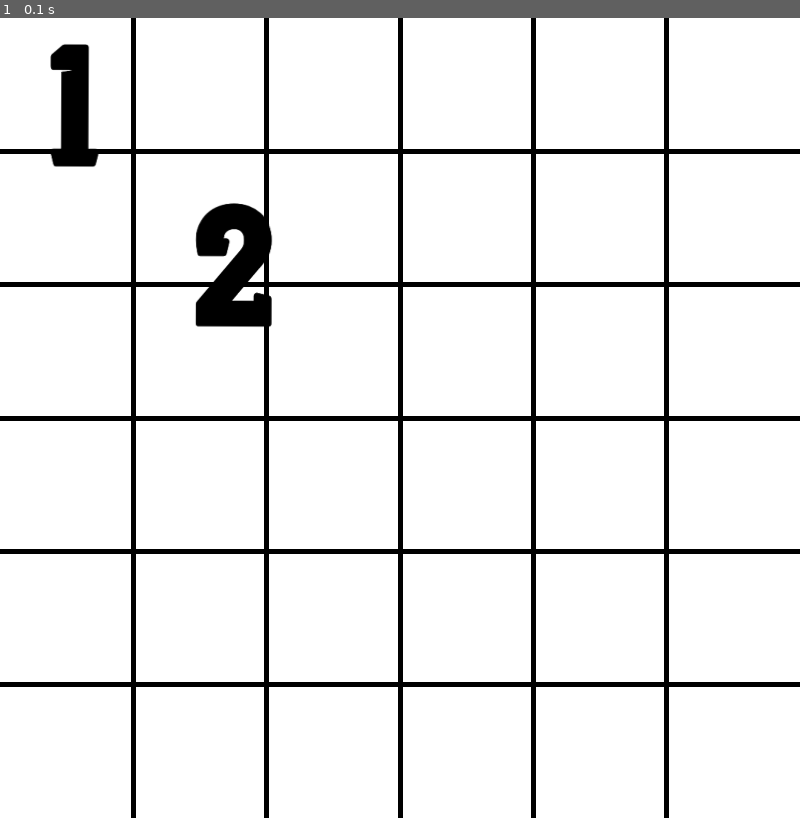
Above: before the commit, frame 1.
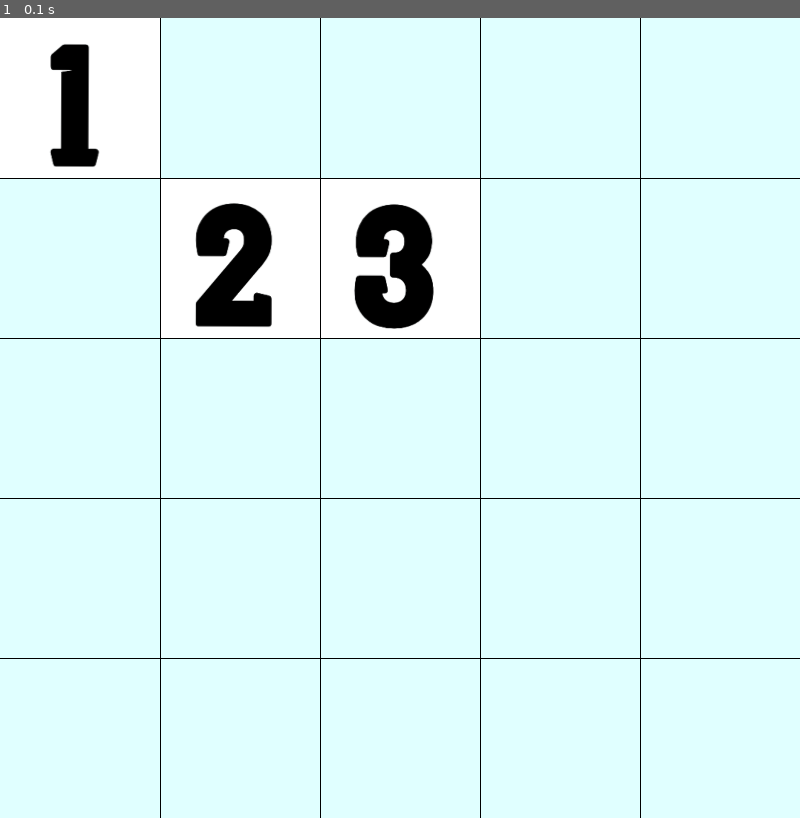
Above: after the commit, the same moment.

Repository: Safewaan/Chimpanzee-Test
Game: pygame game, started from pygameTemplate.py
Same seed, same stepped clock (60 frames per second), same inputs: the game is played once before the commit and once after it.
Inputs:
- Up to frame 1 (0.1 s): no input

The runs differ from the first frame. In frame 1, 90% of the frame differs, in the area x 0-100%, y 0-100%.

Commit message:
Cord generator added
- Added "CordGenerator.py" to generate cordinates on line intersections
- Added "PygameColours.py" to store colours used
- Added Number 3 sprite
- Changed background colour to light cyan

Diff:
--- /dev/null
+++ b/CordGenerator.py
@@ -0,0 +1,18 @@
+def CordGen(gD, width, height):
+
+    incrementX, incrementY = width / gD, height / gD
+    incrementXTotal, incrementYTotal = 0, 0
+
+    cords = []
+
+    for y in range(gD - 1):
+        incrementYTotal += incrementY
+        for x in range(gD - 1):
+            incrementXTotal += incrementX
+            cords.append([incrementXTotal, incrementYTotal])
+
+        incrementXTotal = 0
+
+    print (cords)
+
+CordGen(5, 800, 800)
--- /dev/null
+++ b/PygameColours.py
@@ -0,0 +1,12 @@
+#imports
+import pygame
+
+#Colours
+colourRed = pygame.Color(255,0,0)
+colourBlue = pygame.Color(0,0,255)
+colourGreen = pygame.Color(0,255,0)
+colourBlack = pygame.Color(0,0,0)
+colourWhite = pygame.Color(255,255,255)
+colourOrange = pygame.Color(255,128,0)
+colourBrown = pygame.Color(204,102,0)
+colourLightCyan = pygame.Color(224, 255, 255)
--- a/pygameTemplate.py
+++ b/pygameTemplate.py
@@ -2,26 +2,19 @@
 import sys
 import pygame
 from pygame.locals import *
+from PygameColours import *
 
+#Pygame init
 pygame.init()
 
 fps = 60
 fpsClock = pygame.time.Clock()
 
-#Colours
-colourRed = pygame.Color(255,0,0)
-colourBlue = pygame.Color(0,0,255)
-colourGreen = pygame.Color(0,255,0)
-colourBlack = pygame.Color(0,0,0)
-colourWhite = pygame.Color(255,255,255)
-colourOrange = pygame.Color(255,128,0)
-colourBrown = pygame.Color(204,102,0)
-
 #Screen settings
 width, height = 800, 800
 screen = pygame.display.set_mode((width, height))
 pygame.display.set_caption ('Monky Together sTRonk')
-screen.fill(colourWhite)
+screen.fill(colourLightCyan)
 
 #Number Images
 one = pygame.image.load("1.png")
@@ -34,6 +27,27 @@
 two_rect = two_rect.move(160, 160)
 screen.blit(two, two_rect)
 
+three = pygame.image.load("3.png")
+three_rect = three.get_rect()
+three_rect = three_rect.move(320, 160)
+screen.blit(three, three_rect)
+
+gD = 5
+incrementX, incrementY = width / gD, height / gD
+incrementXTotal, incrementYTotal = 0, 0
+
+#Generates lines
+incrementXTotal, incrementYTotal = 0, 0
+
+for xy in range (gD - 1):
+  #x-axis
+  incrementXTotal += incrementX
+  pygame.draw.line(screen, colourBlack, [incrementXTotal, 0], [incrementXTotal, height], 1)
+
+  #y-axis
+  incrementYTotal += incrementY
+  pygame.draw.line(screen, colourBlack, [0, incrementYTotal], [width, incrementYTotal], 1)
+
 # Game loop.
 while True:
 
@@ -45,19 +59,6 @@
   # Update.
 
   # Draw.
-  gD = 6
-  incrementX, incrementY = width / gD, height / gD
-  incrementXTotal, incrementYTotal = 0, 0
-
-  #Generates lines on the x-axis
-  for x in range (gD - 1):
-      incrementXTotal += incrementX
-      pygame.draw.line(screen, colourBlack, [incrementXTotal, 0], [incrementXTotal, height], 5)
-
-  #Generates lines on the y-axis
-  for y in range (gD - 1):
-    incrementYTotal += incrementY
-    pygame.draw.line(screen, colourBlack, [0, incrementYTotal], [width, incrementYTotal], 5)
 
   pygame.display.flip()
   fpsClock.tick(fps)
Binary file added: NumberSprites/1.png
Binary file added: NumberSprites/2.png
